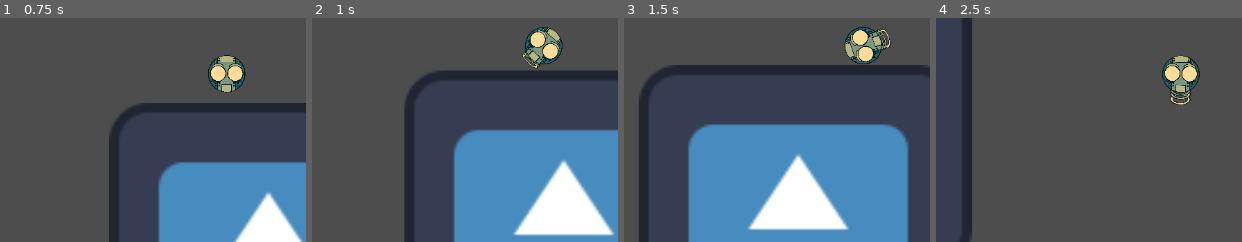
Above: before the commit, frames 1-4 (left to right).
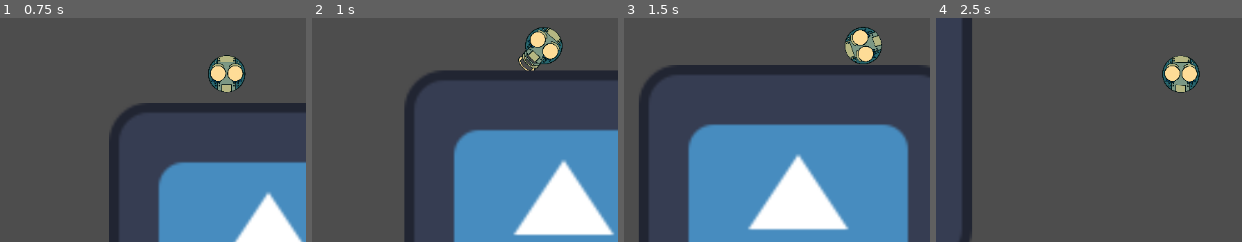
Above: after the commit, the same moments.

Repository: PiotrusWatson/MeetYourMaker
Game: Godot game, scene res://WorldScenes/PiotrusWorld.tscn
Same seed, same stepped clock (60 frames per second), same inputs: the game is played once before the commit and once after it. The engine's default icon, where the game draws it, is replaced by a stand-in: a white triangle on a blue panel in a dark square.
Inputs:
- Up to frame 1 (0.75 s): hold D (Right) from 0.53 s (still down)
- Up to frame 2 (1 s): keep holding D (Right); tap Space (Jump) at 0.77 s
- Up to frame 3 (1.5 s): keep holding D (Right)
- Up to frame 4 (2.5 s): tap Space (Jump) at 1.52 s; release D (Right) at 2.03 s; hold A (Left) from 2.03 s (still down)
The pictures show only the part of the screen within x 29-79%, y 44-94%; the shares and areas given below are measured in that part.

Frame 1 is identical in both runs. In frame 2, 0.2% of the frame differs, in the area x 67-75%, y 15-24%; in frame 3, 0.2%; in frame 4, 0.3%, in the area x 76-84%, y 31-39%.

Commit message:
changed anims a lil :)

Diff:
--- a/Scenes/Prefabs/player.tscn
+++ b/Scenes/Prefabs/player.tscn
@@ -32,14 +32,20 @@
 "texture": ExtResource("6_qlfni")
 }, {
 "duration": 1.0,
+"texture": ExtResource("6_qlfni")
+}, {
+"duration": 1.0,
 "texture": ExtResource("5_tdsyu")
 }, {
 "duration": 1.0,
-"texture": ExtResource("6_qlfni")
+"texture": ExtResource("5_tdsyu")
+}, {
+"duration": 1.0,
+"texture": ExtResource("5_1m80r")
 }],
 "loop": false,
 "name": &"uncoil",
-"speed": 5.0
+"speed": 20.0
 }]
 
 [sub_resource type="CircleShape2D" id="CircleShape2D_4xkau"]
